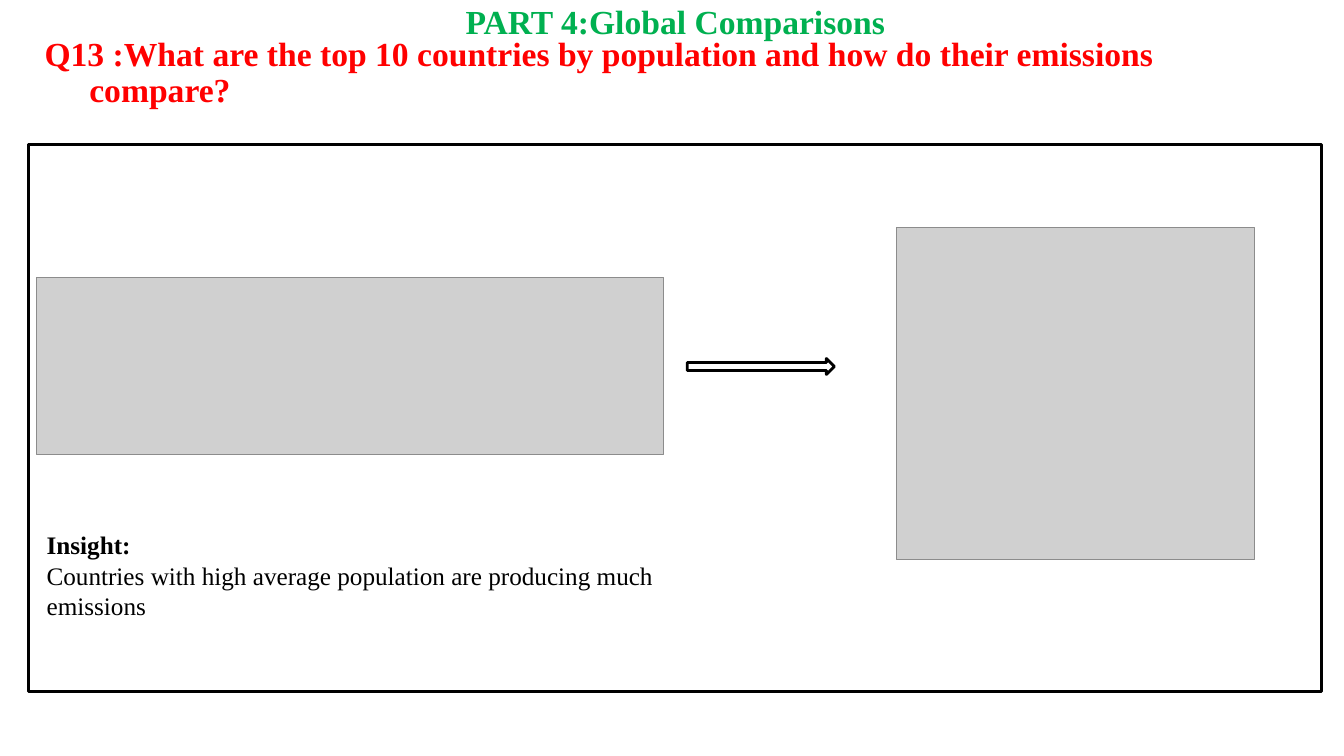
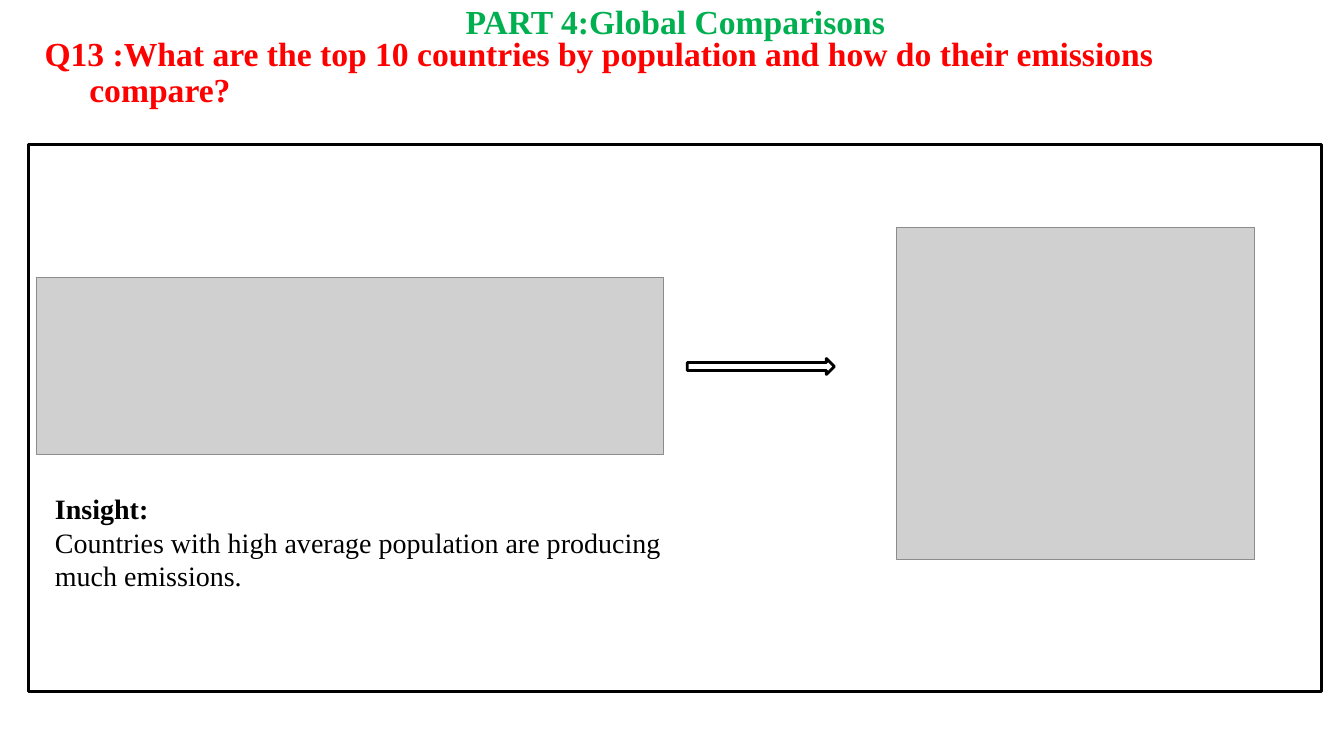
Before and after one commit to ShivaniGundla/SQL_Project, a slide deck: slide 20 of presentation/SQL_Project_Shivani_Gundla.pptx (slide 19 before the commit). Drawn at 1344x756 pixels with LibreOffice and Linux fonts; fonts in the diff are those of the drawing; grey boxes stand for pictures; background and template pictures are left out. Boxes give left, top, right and bottom in pixels: in the first picture for what was removed or moved away, otherwise in the second. Text is boxed around its words. In the diff, an @@ line names an element or a change of style, - is before the commit and + after.

```diff
--- a/presentation/SQL_Project_Shivani_Gundla.pptx
+++ b/presentation/SQL_Project_Shivani_Gundla.pptx
@@ text "Insight:": place and size @@
-text "Insight:" at [47, 536, 653, 616]
+text "Insight:" at [55, 499, 661, 587]
@@ text at [55, 499, 148, 525]: size 18 to 20 pt in "Insight:" @@
@@ text at [55, 533, 661, 587]: text changed; size 18 to 20 pt @@
-Countries with high average population are producing much emissions
+Countries with high average population are producing much emissions.
```
Also in this commit, not shown: 16 other slides changed, 2 slides added, 2 slides removed.
